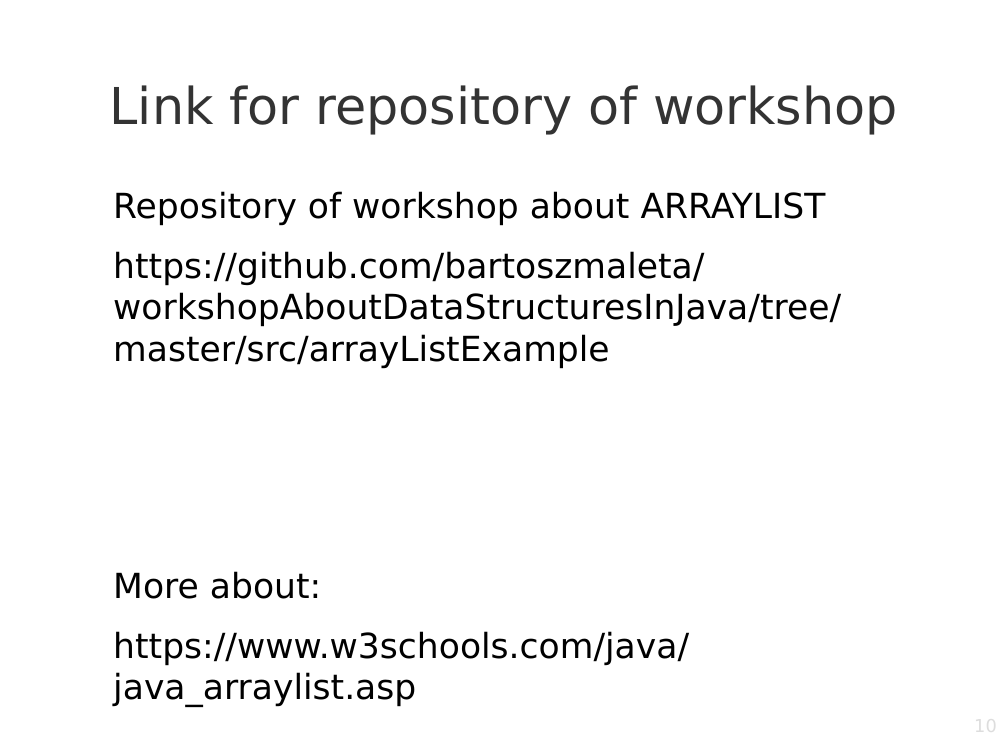
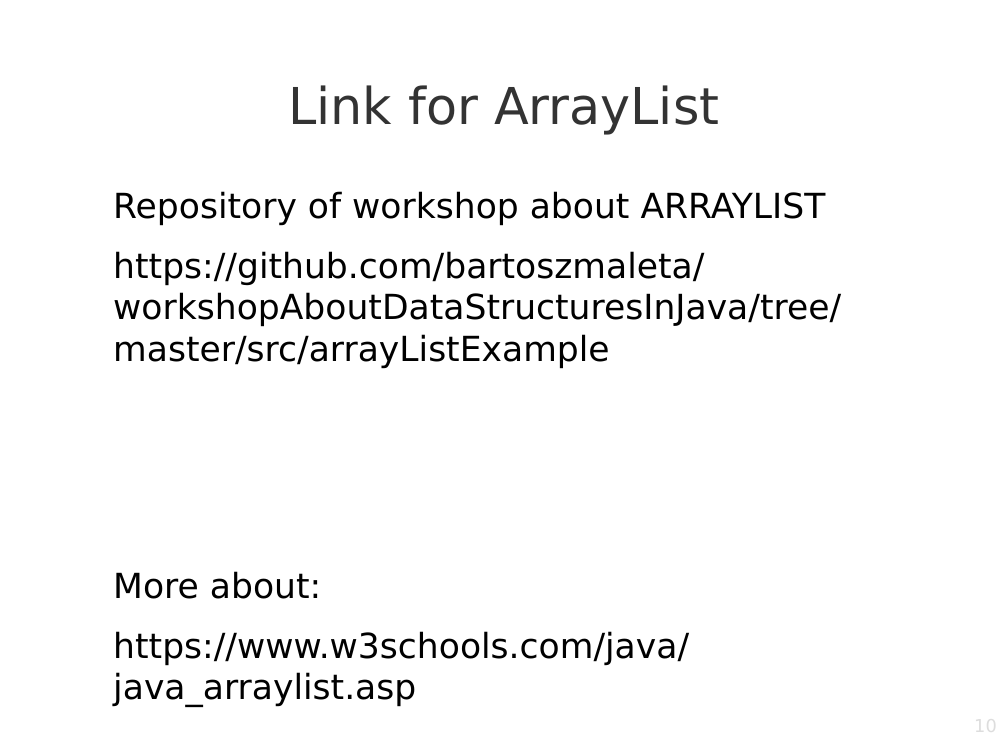
Before and after one commit to bartoszmaleta/workshopAboutDataStructuresInJava, a slide deck: slide 10 of presentationWorkshop.odp. Drawn at 1008x756 pixels with LibreOffice and Linux fonts; fonts in the diff are those of the drawing; background and template pictures are left out. Boxes give left, top, right and bottom in pixels: in the first picture for what was removed or moved away, otherwise in the second. Text is boxed around its words. In the diff, an @@ line names an element or a change of style, - is before the commit and + after.

Commit message:
Add presentation + ArrayList example class

```diff
--- a/presentationWorkshop.odp
+++ b/presentationWorkshop.odp
@@ title at [288, 85, 719, 135]: text changed @@
-Link for repository of workshop
+Link for ArrayList
```
Also in this commit, not shown: 2 other slides changed, 2 slides added, 1 other file.
